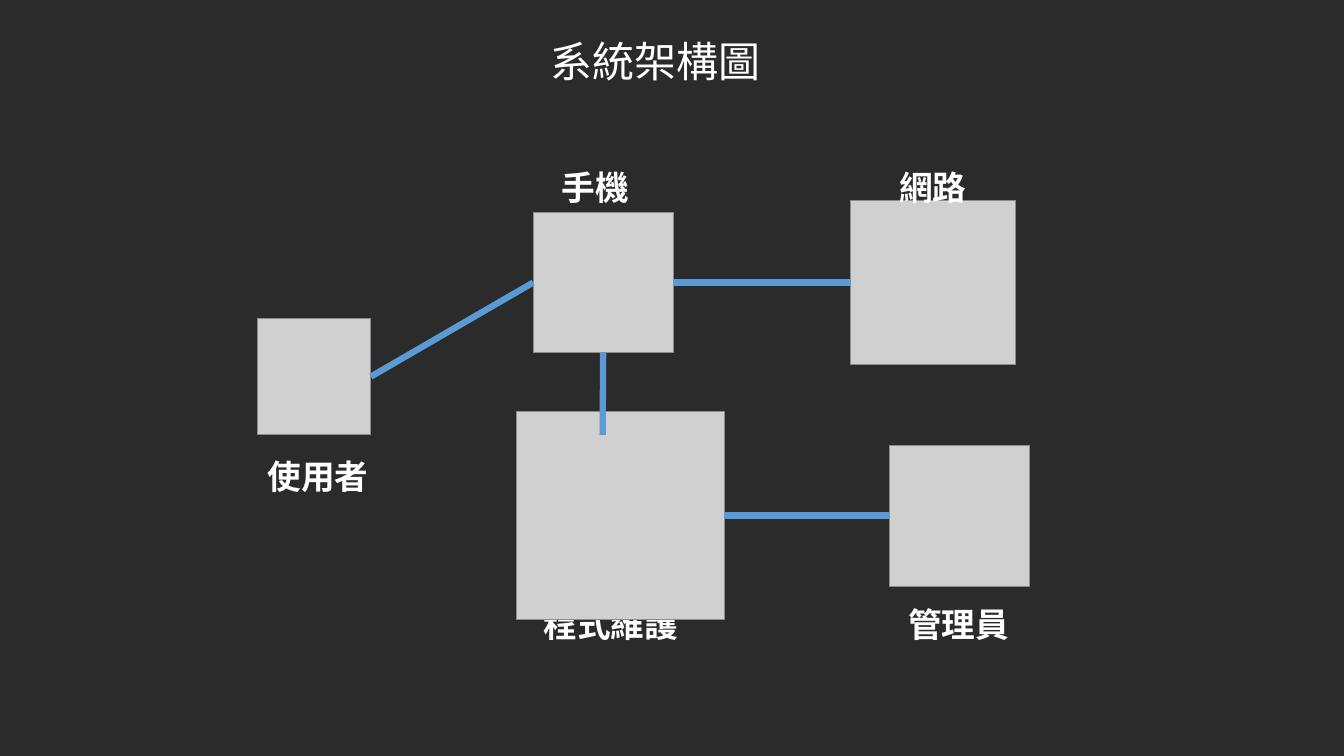
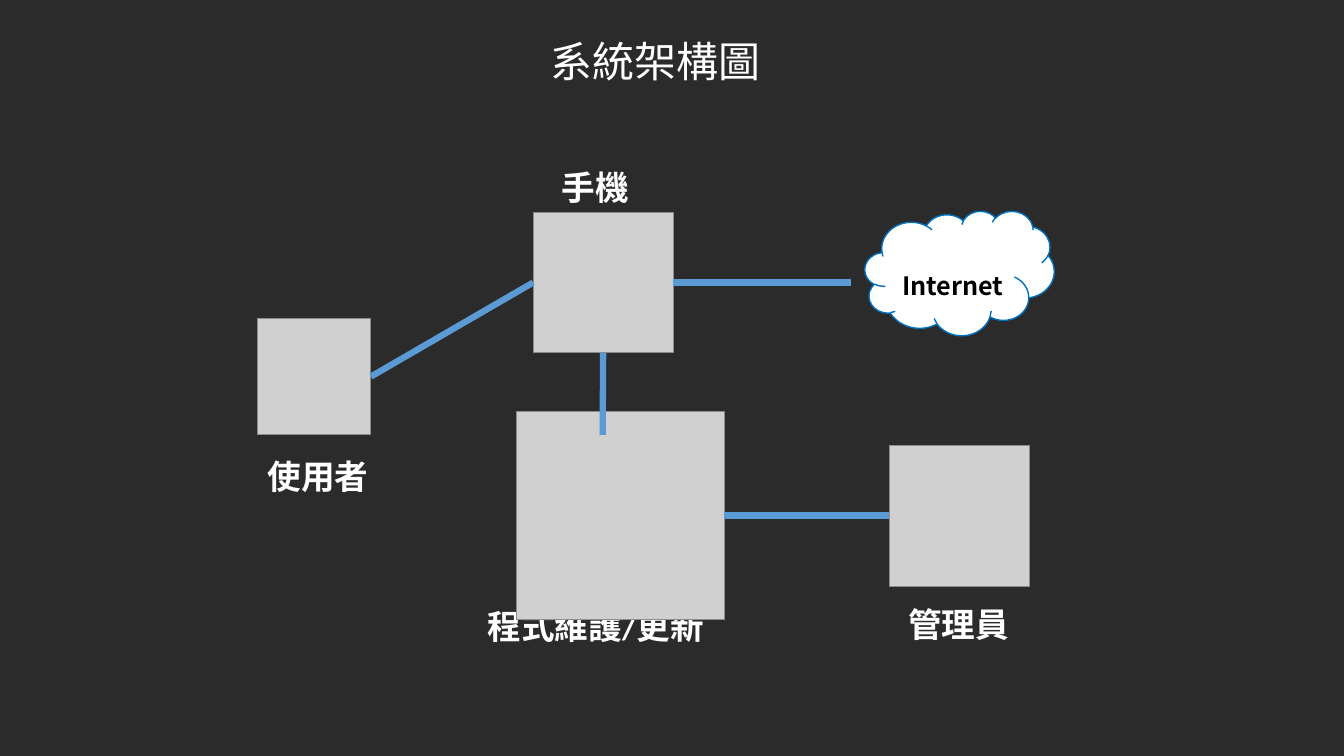
Before and after one commit to JammyTW/107_SE_Team-5, a slide deck: slide 15 of 軟體工程Team5報告 .pptx. Drawn at 1344x756 pixels with LibreOffice and Linux fonts; fonts in the diff are those of the drawing; grey boxes stand for pictures; background and template pictures are left out; a plain dark background stands for a picture behind light text. Boxes give left, top, right and bottom in pixels: in the first picture for what was removed or moved away, otherwise in the second. Text is boxed around its words. In the diff, an @@ line names an element or a change of style, - is before the commit and + after.

```diff
--- a/軟體工程Team5報告 .pptx
+++ b/軟體工程Team5報告 .pptx
@@ text removed at (x1=899, y1=165, x2=966, y2=203) @@
-網路
@@ picture removed at (x1=851, y1=201, x2=1015, y2=365) @@
@@ cloud added at (x1=865, y1=211, x2=1055, y2=335), fill #FFFFFF, outline #0070C0 1 pt, 18 pt, text #000000, bold @@
+Internet
@@ text at (x1=488, y1=605, x2=704, y2=649): text changed @@
-程式維護
+程式維護/更新
```
Also in this commit, not shown: 8 other slides changed, 6 slides added, 1 other file.
